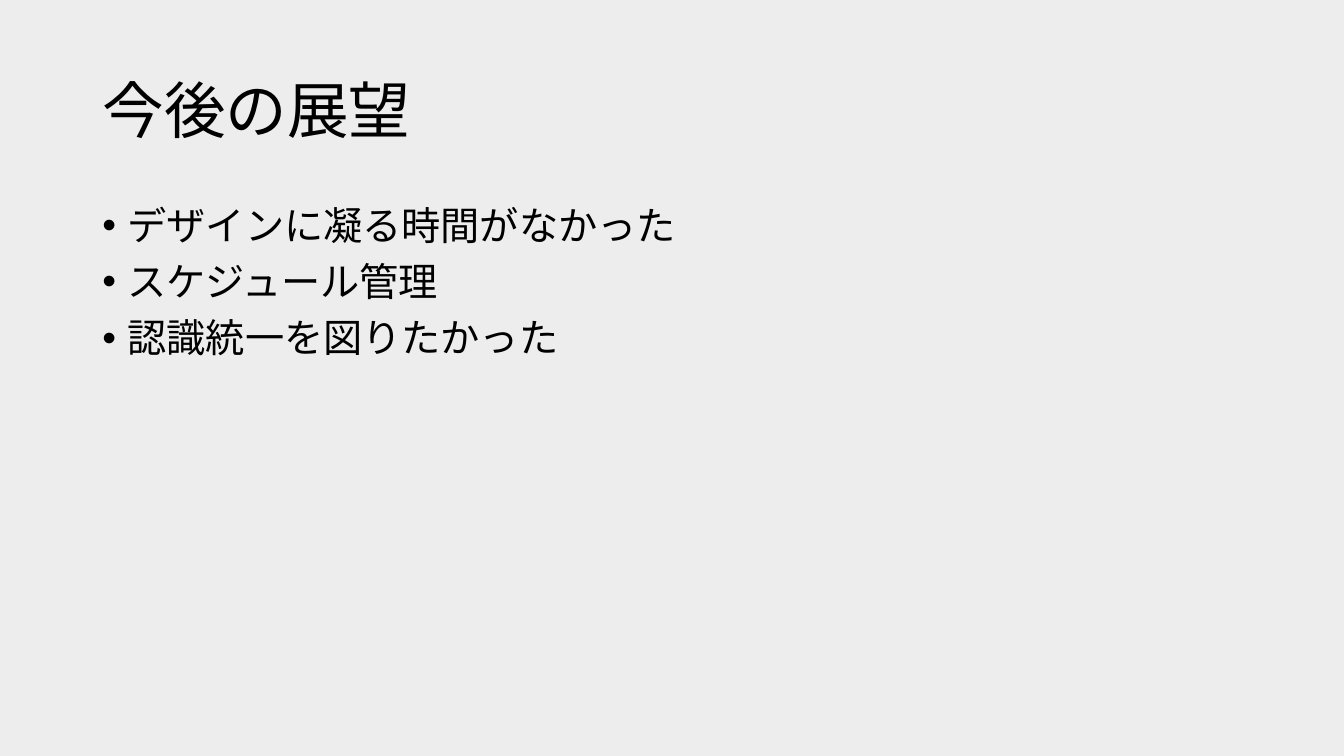
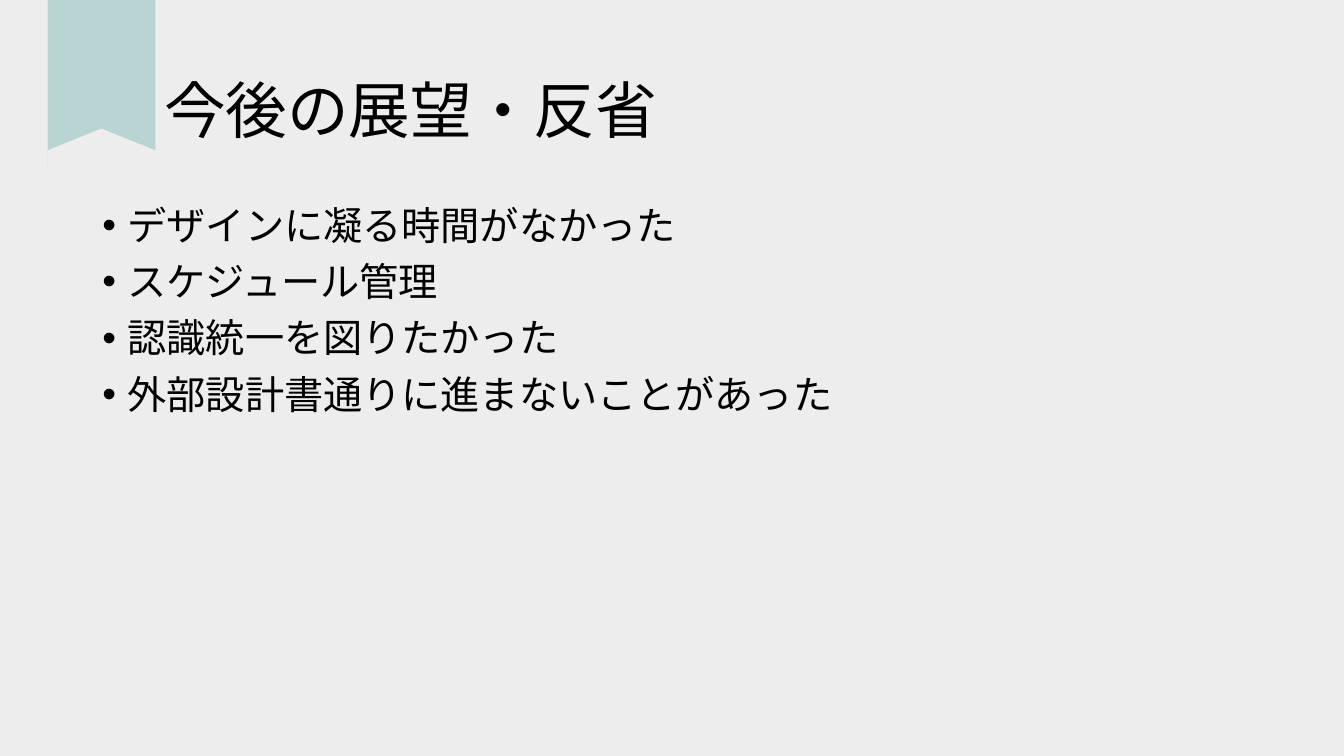
Before and after one commit to dojo2023/C-4, a slide deck: slide 26 of doc/チームA型発表資料.pptx. Drawn at 1344x756 pixels with LibreOffice and Linux fonts; fonts in the diff are those of the drawing. Boxes give left, top, right and bottom in pixels: in the first picture for what was removed or moved away, otherwise in the second. Text is boxed around its words. In the diff, an @@ line names an element or a change of style, - is before the commit and + after.

```diff
--- a/doc/チームA型発表資料.pptx
+++ b/doc/チームA型発表資料.pptx
@@ freeform shape added at [48,1,156,168], fill #B8D4D3 @@
@@ title at [164,81,657,138]: text changed @@
-今後の展望
+今後の展望・反省
@@ text at [128,376,833,413]: paragraph added @@
+• 外部設計書通りに進まないことがあった
```
Also in this commit, not shown: 9 other slides changed, 2 slides added, 2 slides removed.
